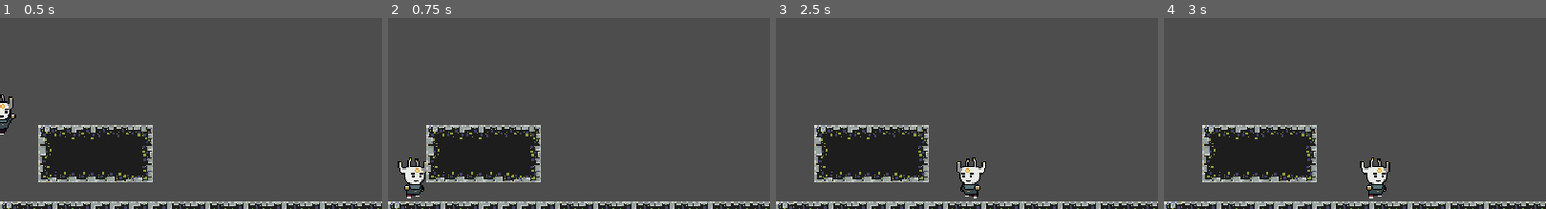
Above: before the commit, frames 1-4 (left to right).
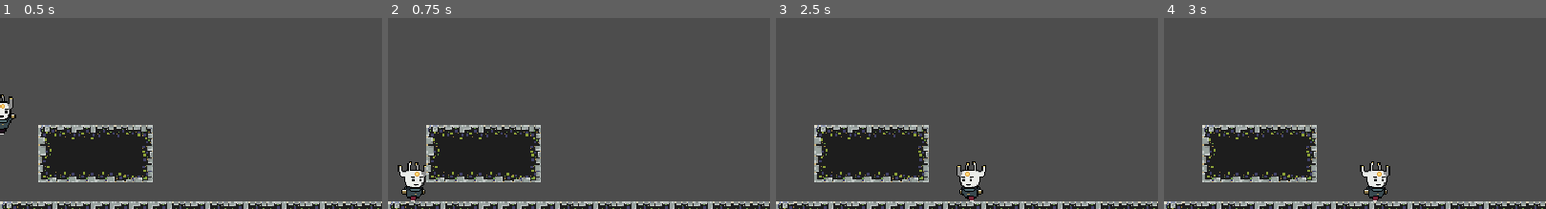
Above: after the commit, the same moments.

Repository: BugzTheBunny/GodotMetroidvania
Game: Godot game, scene res://Scenes/main.tscn
The game is run twice, just before and just after one commit, with the same random seed, the same clock (stepped at 60 frames per second) and the same inputs.
Inputs:
- Up to frame 1 (0.5 s): no input
- Up to frame 2 (0.75 s): hold D (right) from 0.53 s (still down); tap E (action) at 0.6 s
- Up to frame 3 (2.5 s): tap Space (jump) at 0.77, 1.52 s; tap E (action) at 1.35, 2.1 s; release D (right) at 2.03 s; hold A (left) from 2.03 s (still down)
- Up to frame 4 (3 s): release A (left) at 2.78 s; hold D (right) from 2.78 s (still down); tap E (action) at 2.85 s
The pictures show only the part of the screen within x 0-50%, y 47-97%; the shares and areas given below are measured in that part.

Frame 1 is identical in both runs. In frame 2, 0.8% of the frame differs, in the area x 2-10%, y 73-96%; in frame 3, 0.8%, in the area x 47-55%, y 73-96%; in frame 4, 0.8%.

Commit message:
adding animation tree

Diff:
--- a/Actors/player/player.tscn
+++ b/Actors/player/player.tscn
@@ -171,7 +171,6 @@
 animation_player = NodePath("../AnimationPlayer")
 
 [node name="Ground" parent="StateMachine" instance=ExtResource("3_q6hhd")]
-can_move = true
 
 [node name="MovementComponent" parent="." node_paths=PackedStringArray("velocity_component") instance=ExtResource("4_sqth6")]
 velocity_component = NodePath("../VelocityComponent")
--- a/Scripts/StateMachines/player_state_machine/State.gd
+++ b/Scripts/StateMachines/player_state_machine/State.gd
@@ -4,6 +4,9 @@
 @export var can_move : bool = true
 
 func _physics_process(delta):
+	_to_physic_proccess(delta)
+
+func _to_physic_proccess(delta):
 	pass
 
 func _unhandled_input(event):
--- a/Scripts/StateMachines/player_state_machine/States/ground.gd
+++ b/Scripts/StateMachines/player_state_machine/States/ground.gd
@@ -2,13 +2,19 @@
 class_name GroundState
 
 var parent : PlayerStateMachine
+var player : CharacterBody2D
 
 func _ready():
 	parent = get_parent()
+	player = parent.get_parent()
 	parent.transitioned.connect(enter.bind(self))
 
+
+func _to_physic_proccess(delta):
+	if player.is_on_floor():
+		parent.animation_player.play("Idle")
+
 func enter():
-	parent.animation_player.play("Idle")
-
+	pass
 func exit():
 	pass
